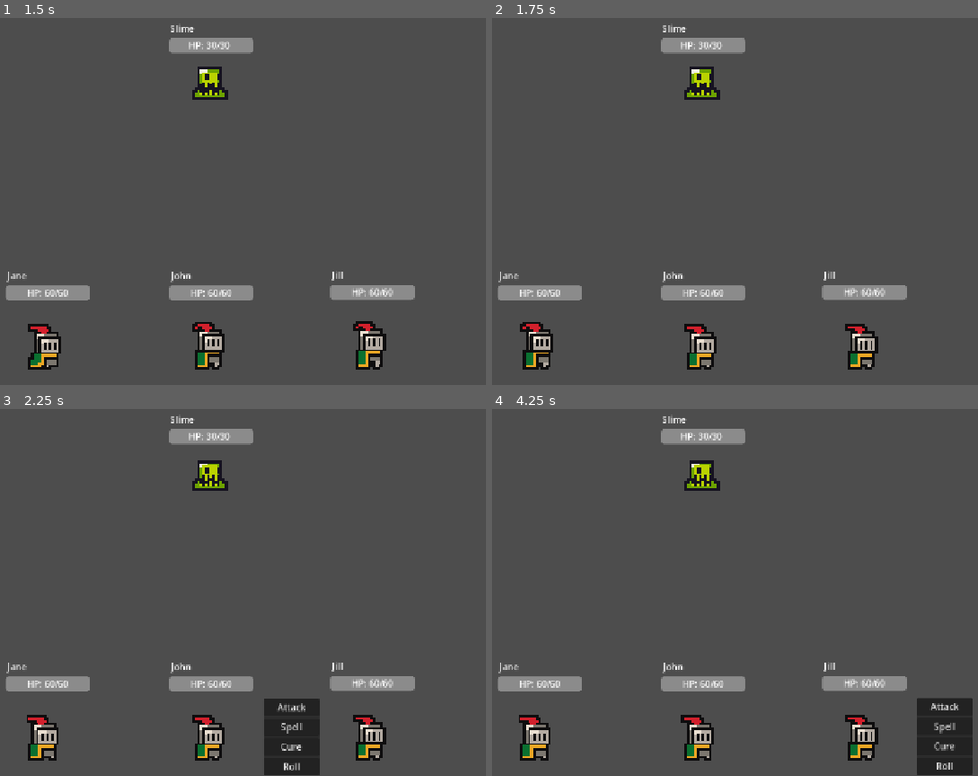
Above: before the commit, frames 1-4 (two rows, left to right).
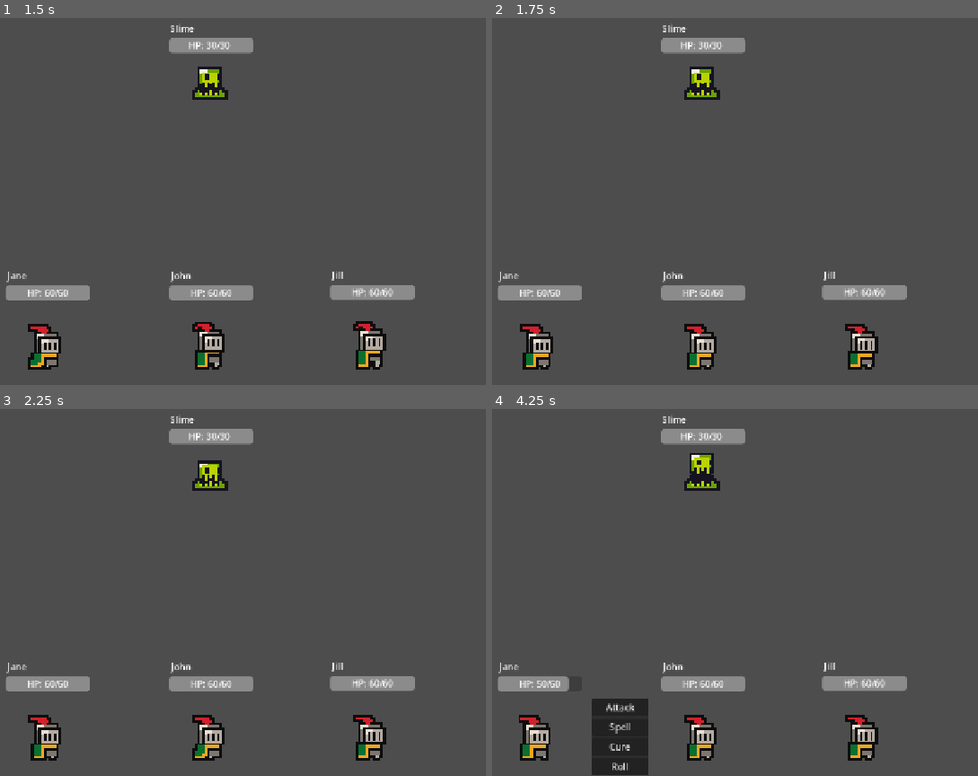
Above: after the commit, the same moments.

Repository: jhobz/rpg-prototype
Game: Godot game, scene res://scenes/game.tscn
Same seed, same stepped clock (60 frames per second), same inputs: the game is played once before the commit and once after it.
Inputs (mouse positions are in pixels of both pictures, inside the frame that each line leads up to):
- Up to frame 1 (1.5 s): tap Enter (ui_accept) at 0.5, 0.77 s; click "Cure" at 1.25 s
- Up to frame 2 (1.75 s): no input
- Up to frame 3 (2.25 s): click (291, 746) at 2 s, where only the run after the commit has a clickable "Cure"
- Up to frame 4 (4.25 s): click "Cure" at 2.75 s; tap Enter (ui_accept) at 3.77 s

Frame 1 is identical in both runs. In frame 2, 0.3% of the frame differs, in the area x 6-13%, y 82-95%; in frame 3, 2.7%; in frame 4, 5.3%, in the area x 9-99%, y 12-100%.

Commit message:
~ sound ~ effects ~

Diff:
--- /dev/null
+++ b/default_bus_layout.tres
@@ -0,0 +1,15 @@
+[gd_resource type="AudioBusLayout" format=3 uid="uid://bfnxl08mvb5ru"]
+
+[resource]
+bus/1/name = &"Music"
+bus/1/solo = false
+bus/1/mute = false
+bus/1/bypass_fx = false
+bus/1/volume_db = 0.0
+bus/1/send = &"Master"
+bus/2/name = &"SFX"
+bus/2/solo = false
+bus/2/mute = false
+bus/2/bypass_fx = false
+bus/2/volume_db = 0.0
+bus/2/send = &"Master"
--- a/logic/turn_states/action_source.gd
+++ b/logic/turn_states/action_source.gd
@@ -32,6 +32,7 @@
 	animated_sprite = source.animated_sprite
 	animated_sprite.play(animation)
 	animated_sprite.animation_finished.connect(_on_animated_sprite_animation_finished)
+	source.play_action_sfx(current_instruction.action)
 
 func exit() -> void:
 	super.exit()
--- a/logic/turn_states/action_target.gd
+++ b/logic/turn_states/action_target.gd
@@ -28,11 +28,12 @@
 		game_manager.execute_instruction(current_instruction)
 
 	# TODO: change this to a match case based on ActionType enum of the current instruction (e.g. cure vs. hit)
-	if current_instruction.action.action_name == 'Roll' or current_instruction.action.action_name == 'No Action':
+	if current_instruction.action.action_name == 'Roll' or current_instruction.action.action_name == 'No Action' or current_instruction.action.action_name == 'Cure':
 		cleanup()
 		return
 
 	animated_sprite.play('hit')
+	target.play_hit_sfx()
 
 func exit() -> void:
 	super.exit()
--- a/project.godot
+++ b/project.godot
@@ -14,6 +14,10 @@
 run/main_scene="uid://b33y6mn6fv2mw"
 config/features=PackedStringArray("4.4", "GL Compatibility")
 config/icon="res://icon.svg"
+
+[audio]
+
+buses/default_bus_layout="uid://bfnxl08mvb5ru"
 
 [autoload]
 
--- a/scenes/Character/Actions/action.gd
+++ b/scenes/Character/Actions/action.gd
@@ -5,6 +5,8 @@
 	ENEMY,
 	SELF,
 }
+
+@export var sfx: AudioStream
 
 var action_name: String = ""
 var tooltip: String = ""
--- a/scenes/Character/Characters/Enemies/demon_king.tscn
+++ b/scenes/Character/Characters/Enemies/demon_king.tscn
@@ -1,9 +1,12 @@
-[gd_scene load_steps=38 format=3 uid="uid://bgk4jejtmso1f"]
+[gd_scene load_steps=48 format=3 uid="uid://bgk4jejtmso1f"]
 
 [ext_resource type="Script" uid="uid://4v303nifdpdg" path="res://scenes/Character/Characters/Enemies/non_player_character.gd" id="1_87pbj"]
 [ext_resource type="Script" uid="uid://c0xybc034keh1" path="res://scenes/Components/stats_component.gd" id="2_6lrbv"]
+[ext_resource type="AudioStream" uid="uid://vgo1bfn1tcys" path="res://assets/audio/13_human_jump_land_1.wav" id="2_e5syi"]
+[ext_resource type="AudioStream" uid="uid://bbt8vf1m1orin" path="res://assets/audio/13_human_jump_land_2.wav" id="3_thopt"]
 [ext_resource type="Script" uid="uid://c57m8elb52dp7" path="res://scenes/Components/hp_component.gd" id="3_uvmin"]
 [ext_resource type="Texture2D" uid="uid://c5lb2mleyo0ai" path="res://assets/sprites/demon_king_slash_oversize.png" id="4_diva6"]
+[ext_resource type="AudioStream" uid="uid://qeqs4gdi1sq1" path="res://assets/audio/23_orc_jump_land.wav" id="4_kumdl"]
 [ext_resource type="Script" uid="uid://c0fhxyw6tkwyo" path="res://scenes/Components/gui_component.gd" id="5_irw1t"]
 [ext_resource type="Texture2D" uid="uid://b7y5ulkfmuvyr" path="res://assets/sprites/slime_purple.png" id="5_ys8x3"]
 [ext_resource type="Script" uid="uid://dolcf35kui0ao" path="res://scenes/Character/Actions/attack.gd" id="6_pii60"]
@@ -13,6 +16,17 @@
 [ext_resource type="Script" uid="uid://5ff8nljtxq1" path="res://scenes/Character/Actions/cleave.gd" id="7_6lrbv"]
 [ext_resource type="Texture2D" uid="uid://dc7bufts8305d" path="res://assets/sprites/knight.png" id="7_dh5wq"]
 [ext_resource type="Script" uid="uid://omdrnwv21n1n" path="res://scenes/Character/Actions/oblivion.gd" id="9_yhgpr"]
+[ext_resource type="AudioStream" uid="uid://b4c6tw6fgw6k" path="res://assets/audio/17_orc_atk_sword_1.wav" id="15_owpt8"]
+[ext_resource type="AudioStream" uid="uid://dn7qot0s611md" path="res://assets/audio/17_orc_atk_sword_2.wav" id="16_vrgn2"]
+[ext_resource type="AudioStream" uid="uid://7xo8fg8fieqn" path="res://assets/audio/17_orc_atk_sword_3.wav" id="17_gb236"]
+[ext_resource type="AudioStream" uid="uid://cscl8xjh4hf4q" path="res://assets/audio/20_orc_special_atk.wav" id="19_ibotm"]
+[ext_resource type="AudioStream" uid="uid://bii8d764v3lh2" path="res://assets/audio/55_Encounter_02.wav" id="21_vrgn2"]
+
+[sub_resource type="AudioStreamRandomizer" id="AudioStreamRandomizer_2nv5v"]
+streams_count = 3
+stream_0/stream = ExtResource("2_e5syi")
+stream_1/stream = ExtResource("3_thopt")
+stream_2/stream = ExtResource("4_kumdl")
 
 [sub_resource type="AtlasTexture" id="AtlasTexture_e5syi"]
 atlas = ExtResource("4_diva6")
@@ -209,9 +223,16 @@
 "speed": 10.0
 }]
 
+[sub_resource type="AudioStreamRandomizer" id="AudioStreamRandomizer_ocu42"]
+streams_count = 3
+stream_0/stream = ExtResource("15_owpt8")
+stream_1/stream = ExtResource("16_vrgn2")
+stream_2/stream = ExtResource("17_gb236")
+
 [node name="DemonKing" type="Node2D"]
 script = ExtResource("1_87pbj")
 char_name = "Demon King"
+hit_sfx = SubResource("AudioStreamRandomizer_2nv5v")
 metadata/_custom_type_script = "uid://4v303nifdpdg"
 
 [node name="StatsComponent" type="Node" parent="."]
@@ -235,6 +256,10 @@
 autoplay = "idle"
 frame = 4
 frame_progress = 1.0
+
+[node name="AudioStreamPlayer" type="AudioStreamPlayer" parent="."]
+volume_db = -20.0
+bus = &"SFX"
 
 [node name="GUIComponent" type="Control" parent="."]
 layout_mode = 3
@@ -283,13 +308,16 @@
 [node name="Attack" type="Node2D" parent="Actions"]
 script = ExtResource("6_pii60")
 base_dmg = 40
+sfx = SubResource("AudioStreamRandomizer_ocu42")
 metadata/_custom_type_script = "uid://dolcf35kui0ao"
 
 [node name="Cleave" type="Node2D" parent="Actions"]
 script = ExtResource("7_6lrbv")
 base_dmg = 15
+sfx = ExtResource("19_ibotm")
 metadata/_custom_type_script = "uid://5ff8nljtxq1"
 
 [node name="Oblivion" type="Node2D" parent="Actions"]
 script = ExtResource("9_yhgpr")
+sfx = ExtResource("21_vrgn2")
 metadata/_custom_type_script = "uid://omdrnwv21n1n"
--- a/scenes/Character/Characters/Enemies/red_slime.tscn
+++ b/scenes/Character/Characters/Enemies/red_slime.tscn
@@ -1,16 +1,19 @@
-[gd_scene load_steps=8 format=3 uid="uid://ckp66wttmrqym"]
+[gd_scene load_steps=10 format=3 uid="uid://ckp66wttmrqym"]
 
 [ext_resource type="Script" uid="uid://4v303nifdpdg" path="res://scenes/Character/Characters/Enemies/non_player_character.gd" id="1_fgqk7"]
 [ext_resource type="Script" uid="uid://c0xybc034keh1" path="res://scenes/Components/stats_component.gd" id="2_bxy7a"]
+[ext_resource type="AudioStream" uid="uid://c2skt4kivi4jy" path="res://assets/audio/77_flesh_02.wav" id="2_ncha2"]
 [ext_resource type="Script" uid="uid://c57m8elb52dp7" path="res://scenes/Components/hp_component.gd" id="3_lcy1c"]
 [ext_resource type="SpriteFrames" uid="uid://cfort03ximp0y" path="res://resources/animations/red_slime_sprite_frames.tres" id="4_y17g3"]
 [ext_resource type="Script" uid="uid://c0fhxyw6tkwyo" path="res://scenes/Components/gui_component.gd" id="5_lcy1c"]
 [ext_resource type="Script" uid="uid://d1d1eadsr0obb" path="res://scenes/Components/simple_attack_ai_component.gd" id="6_jkc8e"]
 [ext_resource type="Script" uid="uid://dolcf35kui0ao" path="res://scenes/Character/Actions/attack.gd" id="7_ncha2"]
+[ext_resource type="AudioStream" uid="uid://roq2vxi5ewfq" path="res://assets/audio/08_Bite_04.wav" id="9_p8frr"]
 
 [node name="RedSlime" type="Node2D"]
 script = ExtResource("1_fgqk7")
 char_name = "Red Slime"
+hit_sfx = ExtResource("2_ncha2")
 metadata/_custom_type_script = "uid://4v303nifdpdg"
 
 [node name="StatsComponent" type="Node" parent="."]
@@ -32,6 +35,10 @@
 animation = &"idle"
 autoplay = "idle"
 frame_progress = 0.355236
+
+[node name="AudioStreamPlayer" type="AudioStreamPlayer" parent="."]
+volume_db = -20.0
+bus = &"SFX"
 
 [node name="GUIComponent" type="Control" parent="."]
 layout_mode = 3
@@ -78,4 +85,5 @@
 [node name="Attack" type="Node2D" parent="Actions"]
 script = ExtResource("7_ncha2")
 base_dmg = 15
+sfx = ExtResource("9_p8frr")
 metadata/_custom_type_script = "uid://dolcf35kui0ao"
--- a/scenes/Character/Characters/Enemies/skeleton.tscn
+++ b/scenes/Character/Characters/Enemies/skeleton.tscn
@@ -1,9 +1,12 @@
-[gd_scene load_steps=37 format=3 uid="uid://dxd4dxn2ons8h"]
+[gd_scene load_steps=42 format=3 uid="uid://dxd4dxn2ons8h"]
 
 [ext_resource type="Script" uid="uid://4v303nifdpdg" path="res://scenes/Character/Characters/Enemies/non_player_character.gd" id="1_8hodr"]
 [ext_resource type="Script" uid="uid://c0xybc034keh1" path="res://scenes/Components/stats_component.gd" id="2_8k8tr"]
+[ext_resource type="AudioStream" uid="uid://vgo1bfn1tcys" path="res://assets/audio/13_human_jump_land_1.wav" id="2_emdmj"]
+[ext_resource type="AudioStream" uid="uid://bbt8vf1m1orin" path="res://assets/audio/13_human_jump_land_2.wav" id="3_ra6rh"]
 [ext_resource type="Script" uid="uid://c57m8elb52dp7" path="res://scenes/Components/hp_component.gd" id="3_rhpeg"]
 [ext_resource type="Texture2D" uid="uid://pl54imhvtqyf" path="res://assets/sprites/skeleton_spellcast.png" id="4_e1u8n"]
+[ext_resource type="AudioStream" uid="uid://qeqs4gdi1sq1" path="res://assets/audio/23_orc_jump_land.wav" id="4_okblr"]
 [ext_resource type="Texture2D" uid="uid://b7y5ulkfmuvyr" path="res://assets/sprites/slime_purple.png" id="4_rhpeg"]
 [ext_resource type="Script" uid="uid://c0fhxyw6tkwyo" path="res://scenes/Components/gui_component.gd" id="5_e1u8n"]
 [ext_resource type="Texture2D" uid="uid://dc7bufts8305d" path="res://assets/sprites/knight.png" id="5_xda7v"]
@@ -11,6 +14,13 @@
 [ext_resource type="Texture2D" uid="uid://b3y4efau8hhvf" path="res://assets/sprites/skeleton_hurt.png" id="6_6scte"]
 [ext_resource type="Script" uid="uid://d1d1eadsr0obb" path="res://scenes/Components/simple_attack_ai_component.gd" id="6_8k8tr"]
 [ext_resource type="Texture2D" uid="uid://cl4vbl7kdhkn4" path="res://assets/sprites/skeleton_combat_idle.png" id="6_836iu"]
+[ext_resource type="AudioStream" uid="uid://cs3cejx5ri42t" path="res://assets/audio/10_human_special_atk_1.wav" id="15_ra6rh"]
+
+[sub_resource type="AudioStreamRandomizer" id="AudioStreamRandomizer_mw8tw"]
+streams_count = 3
+stream_0/stream = ExtResource("2_emdmj")
+stream_1/stream = ExtResource("3_ra6rh")
+stream_2/stream = ExtResource("4_okblr")
 
 [sub_resource type="AtlasTexture" id="AtlasTexture_6scte"]
 atlas = ExtResource("4_e1u8n")
@@ -217,6 +227,7 @@
 [node name="Skeleton" type="Node2D"]
 script = ExtResource("1_8hodr")
 char_name = "Zombie Mage"
+hit_sfx = SubResource("AudioStreamRandomizer_mw8tw")
 metadata/_custom_type_script = "uid://4v303nifdpdg"
 
 [node name="StatsComponent" type="Node" parent="."]
@@ -236,10 +247,12 @@
 texture_filter = 1
 scale = Vector2(1.5, 1.5)
 sprite_frames = SubResource("SpriteFrames_e1u8n")
-animation = &"hit"
+animation = &"attack"
 autoplay = "idle"
-frame = 4
-frame_progress = 1.0
+
+[node name="AudioStreamPlayer" type="AudioStreamPlayer" parent="."]
+volume_db = -20.0
+bus = &"SFX"
 
 [node name="GUIComponent" type="Control" parent="."]
 layout_mode = 3
@@ -293,4 +306,5 @@
 [node name="Attack" type="Node2D" parent="Actions"]
 script = ExtResource("6_2opdq")
 base_dmg = 30
+sfx = ExtResource("15_ra6rh")
 metadata/_custom_type_script = "uid://dolcf35kui0ao"
--- a/scenes/Character/Characters/Enemies/slime.tscn
+++ b/scenes/Character/Characters/Enemies/slime.tscn
@@ -1,16 +1,19 @@
-[gd_scene load_steps=8 format=3 uid="uid://b8t3u20c4a6l3"]
+[gd_scene load_steps=10 format=3 uid="uid://b8t3u20c4a6l3"]
 
 [ext_resource type="Script" uid="uid://4v303nifdpdg" path="res://scenes/Character/Characters/Enemies/non_player_character.gd" id="1_b8ylj"]
+[ext_resource type="AudioStream" uid="uid://c2skt4kivi4jy" path="res://assets/audio/77_flesh_02.wav" id="2_bo1oq"]
 [ext_resource type="Script" uid="uid://c0xybc034keh1" path="res://scenes/Components/stats_component.gd" id="2_iiei6"]
 [ext_resource type="Script" uid="uid://c57m8elb52dp7" path="res://scenes/Components/hp_component.gd" id="3_6qpe4"]
 [ext_resource type="SpriteFrames" uid="uid://bunoqs26lcfvl" path="res://resources/animations/slime_sprite_frames.tres" id="4_b8ylj"]
 [ext_resource type="Script" uid="uid://c0fhxyw6tkwyo" path="res://scenes/Components/gui_component.gd" id="5_ck7se"]
 [ext_resource type="Script" uid="uid://dolcf35kui0ao" path="res://scenes/Character/Actions/attack.gd" id="6_iiei6"]
 [ext_resource type="Script" uid="uid://d1d1eadsr0obb" path="res://scenes/Components/simple_attack_ai_component.gd" id="7_6qpe4"]
+[ext_resource type="AudioStream" uid="uid://roq2vxi5ewfq" path="res://assets/audio/08_Bite_04.wav" id="9_ck7se"]
 
 [node name="Slime" type="Node2D"]
 script = ExtResource("1_b8ylj")
 char_name = "Slime"
+hit_sfx = ExtResource("2_bo1oq")
 metadata/_custom_type_script = "uid://4v303nifdpdg"
 
 [node name="StatsComponent" type="Node" parent="."]
@@ -32,6 +35,10 @@
 animation = &"idle"
 autoplay = "idle"
 frame_progress = 0.188669
+
+[node name="AudioStreamPlayer" type="AudioStreamPlayer" parent="."]
+volume_db = -20.0
+bus = &"SFX"
 
 [node name="GUIComponent" type="Control" parent="."]
 layout_mode = 3
@@ -79,4 +86,5 @@
 [node name="Attack" type="Node2D" parent="Actions"]
 script = ExtResource("6_iiei6")
 base_dmg = 10
+sfx = ExtResource("9_ck7se")
 metadata/_custom_type_script = "uid://dolcf35kui0ao"
--- a/scenes/Character/Characters/PlayerCharacters/knight.tscn
+++ b/scenes/Character/Characters/PlayerCharacters/knight.tscn
@@ -1,19 +1,49 @@
-[gd_scene load_steps=11 format=3 uid="uid://ckjw2y4erudd7"]
+[gd_scene load_steps=25 format=3 uid="uid://ckjw2y4erudd7"]
 
 [ext_resource type="Script" uid="uid://lkdoxweingm3" path="res://scenes/Character/Characters/PlayerCharacters/player_character.gd" id="1_hcu37"]
+[ext_resource type="AudioStream" uid="uid://vgo1bfn1tcys" path="res://assets/audio/13_human_jump_land_1.wav" id="2_hxc7j"]
 [ext_resource type="Script" uid="uid://c0xybc034keh1" path="res://scenes/Components/stats_component.gd" id="2_p2drc"]
 [ext_resource type="Script" uid="uid://c57m8elb52dp7" path="res://scenes/Components/hp_component.gd" id="3_l0wqb"]
+[ext_resource type="AudioStream" uid="uid://bbt8vf1m1orin" path="res://assets/audio/13_human_jump_land_2.wav" id="3_vmiim"]
+[ext_resource type="AudioStream" uid="uid://qeqs4gdi1sq1" path="res://assets/audio/23_orc_jump_land.wav" id="4_5sgn3"]
 [ext_resource type="SpriteFrames" uid="uid://b3u8br252ur1v" path="res://resources/animations/knight_sprite_frames.tres" id="4_55yqc"]
 [ext_resource type="Script" uid="uid://c0fhxyw6tkwyo" path="res://scenes/Components/gui_component.gd" id="5_4o581"]
 [ext_resource type="PackedScene" uid="uid://cwyohqsv2tht6" path="res://scenes/Components/action_ui_component.tscn" id="6_p2drc"]
 [ext_resource type="Script" uid="uid://dolcf35kui0ao" path="res://scenes/Character/Actions/attack.gd" id="7_4o581"]
 [ext_resource type="Script" uid="uid://c0jywajlfoi5w" path="res://scenes/Character/Actions/cure.gd" id="8_4o581"]
+[ext_resource type="AudioStream" uid="uid://dr4pnd2r2bd1n" path="res://assets/audio/07_human_atk_sword_1.wav" id="8_uj6h7"]
 [ext_resource type="Script" uid="uid://ddakrcdkm2aku" path="res://scenes/Character/Actions/spell.gd" id="8_ywkx2"]
 [ext_resource type="Script" uid="uid://cyrlkjq7sj35o" path="res://scenes/Character/Actions/roll.gd" id="9_6a2p1"]
+[ext_resource type="AudioStream" uid="uid://cqb52pxx4e5of" path="res://assets/audio/07_human_atk_sword_2.wav" id="9_y058y"]
+[ext_resource type="AudioStream" uid="uid://sqv7i737pyt5" path="res://assets/audio/07_human_atk_sword_3.wav" id="10_ub04l"]
+[ext_resource type="AudioStream" uid="uid://dnoba8nsa4hy2" path="res://assets/audio/10_human_special_atk_2.wav" id="12_hxc7j"]
+[ext_resource type="AudioStream" uid="uid://cw3kquonsb2hw" path="res://assets/audio/08_human_charge_2.wav" id="14_vmiim"]
+[ext_resource type="AudioStream" uid="uid://dfosxqjyp20mq" path="res://assets/audio/12_human_jump_1.wav" id="16_5sgn3"]
+[ext_resource type="AudioStream" uid="uid://cuyaua3sfoibt" path="res://assets/audio/12_human_jump_2.wav" id="17_5ap22"]
+[ext_resource type="AudioStream" uid="uid://bj08p5oagkij4" path="res://assets/audio/12_human_jump_3.wav" id="18_h3lcv"]
+
+[sub_resource type="AudioStreamRandomizer" id="AudioStreamRandomizer_5ap22"]
+streams_count = 3
+stream_0/stream = ExtResource("2_hxc7j")
+stream_1/stream = ExtResource("3_vmiim")
+stream_2/stream = ExtResource("4_5sgn3")
+
+[sub_resource type="AudioStreamRandomizer" id="AudioStreamRandomizer_dqqq8"]
+streams_count = 3
+stream_0/stream = ExtResource("8_uj6h7")
+stream_1/stream = ExtResource("9_y058y")
+stream_2/stream = ExtResource("10_ub04l")
+
+[sub_resource type="AudioStreamRandomizer" id="AudioStreamRandomizer_xalfm"]
+streams_count = 3
+stream_0/stream = ExtResource("16_5sgn3")
+stream_1/stream = ExtResource("17_5ap22")
+stream_2/stream = ExtResource("18_h3lcv")
 
 [node name="Knight" type="Node2D"]
 script = ExtResource("1_hcu37")
 char_name = "Knight"
+hit_sfx = SubResource("AudioStreamRandomizer_5ap22")
 metadata/_custom_type_script = "uid://lkdoxweingm3"
 
 [node name="StatsComponent" type="Node" parent="."]
@@ -36,6 +66,10 @@
 animation = &"idle"
 autoplay = "idle"
 frame_progress = 0.496907
+
+[node name="AudioStreamPlayer" type="AudioStreamPlayer" parent="."]
+volume_db = -20.0
+bus = &"SFX"
 
 [node name="GUIComponent" type="Control" parent="."]
 layout_mode = 3
@@ -90,18 +124,22 @@
 [node name="Attack" type="Node2D" parent="Actions"]
 script = ExtResource("7_4o581")
 base_dmg = 10
+sfx = SubResource("AudioStreamRandomizer_dqqq8")
 metadata/_custom_type_script = "uid://dolcf35kui0ao"
 
 [node name="Spell" type="Node2D" parent="Actions"]
 script = ExtResource("8_ywkx2")
 base_dmg = 10
+sfx = ExtResource("12_hxc7j")
 metadata/_custom_type_script = "uid://ddakrcdkm2aku"
 
 [node name="Cure" type="Node2D" parent="Actions"]
 script = ExtResource("8_4o581")
 base_heal = 2
+sfx = ExtResource("14_vmiim")
 metadata/_custom_type_script = "uid://c0jywajlfoi5w"
 
 [node name="Roll" type="Node2D" parent="Actions"]
 script = ExtResource("9_6a2p1")
+sfx = SubResource("AudioStreamRandomizer_xalfm")
 metadata/_custom_type_script = "uid://cyrlkjq7sj35o"
--- a/scenes/Character/character.gd
+++ b/scenes/Character/character.gd
@@ -2,8 +2,11 @@
 extends Node2D
 
 @export var char_name := "Character"
+@export var hit_sfx: AudioStream
+@export var death_sfx: AudioStream
 
 @onready var animated_sprite: AnimatedSprite2D = $AnimatedSprite2D
+@onready var audio_player: AudioStreamPlayer = $AudioStreamPlayer
 @onready var gui_component: GUIComponent = $GUIComponent
 @onready var hp_component: HPComponent = $HPComponent
 @onready var stats_component: StatsComponent = $StatsComponent
@@ -18,10 +21,11 @@
 
 # Called when the node enters the scene tree for the first time.
 func _ready():
+	assert(animated_sprite)
+	assert(audio_player)
+	assert(gui_component)
 	assert(hp_component)
 	assert(stats_component)
-	assert(animated_sprite)
-	assert(gui_component)
 
 	animated_sprite.animation_finished.connect(_on_animation_finished)
 	hp_component.hp_changed.connect(_on_hp_changed)
@@ -65,6 +69,22 @@
 		_is_queued_for_death = true
 	else:
 		animated_sprite.play('death')
+		play_death_sfx()
+
+func play_hit_sfx():
+	if hit_sfx:
+		audio_player.set_stream(hit_sfx)
+		audio_player.play()
+
+func play_action_sfx(action: Action):
+	if action.sfx:
+		audio_player.set_stream(action.sfx)
+		audio_player.play()
+
+func play_death_sfx():
+	if death_sfx:
+		audio_player.set_stream(death_sfx)
+		audio_player.play()
 
 #endregion
 
@@ -77,6 +97,7 @@
 	# then immediately forces a hit animation
 	if is_dead() and animated_sprite.animation == 'hit':
 		animated_sprite.play('death')
+		play_death_sfx()
 		return
 	if !_is_queued_for_death and animated_sprite.animation != 'death':
 		return
Not shown, added: assets/audio/07_human_atk_sword_1.wav.import
Not shown, added: assets/audio/07_human_atk_sword_2.wav.import
Not shown, added: assets/audio/07_human_atk_sword_3.wav.import
Not shown, added: assets/audio/08_Bite_04.wav.import
Not shown, added: assets/audio/08_human_charge_2.wav.import
Not shown, added: assets/audio/10_human_special_atk_1.wav.import
Not shown, added: assets/audio/10_human_special_atk_2.wav.import
Not shown, added: assets/audio/12_human_jump_1.wav.import
Not shown, added: assets/audio/12_human_jump_2.wav.import
Not shown, added: assets/audio/12_human_jump_3.wav.import
Not shown, added: assets/audio/13_human_jump_land_1.wav.import
Not shown, added: assets/audio/13_human_jump_land_2.wav.import
(and 26 more such lines)
